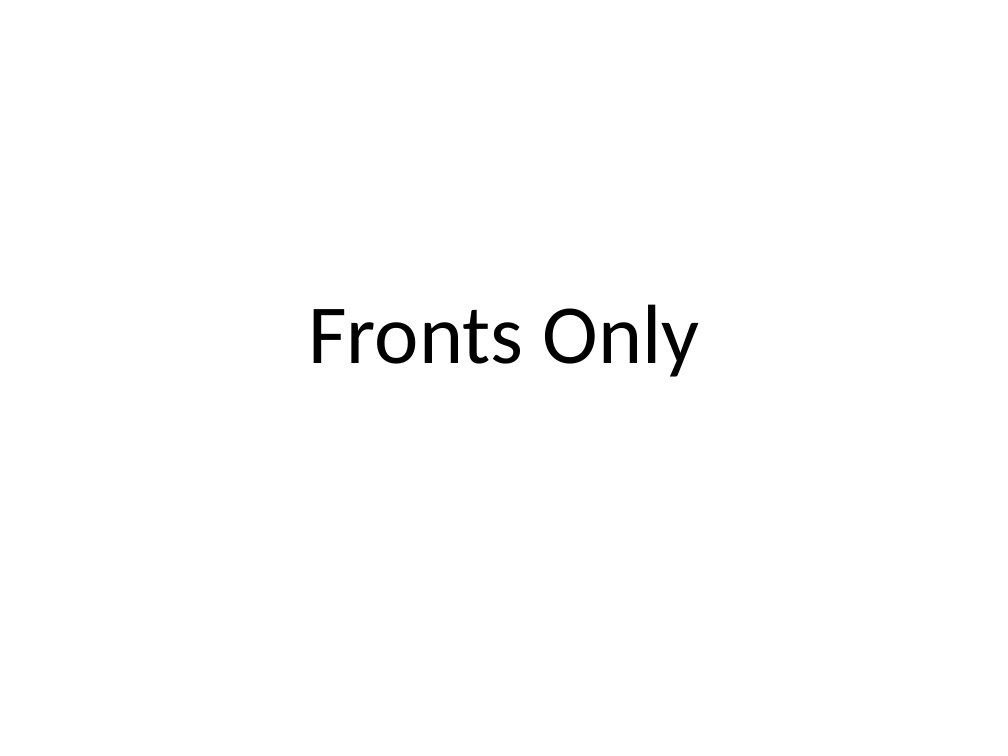
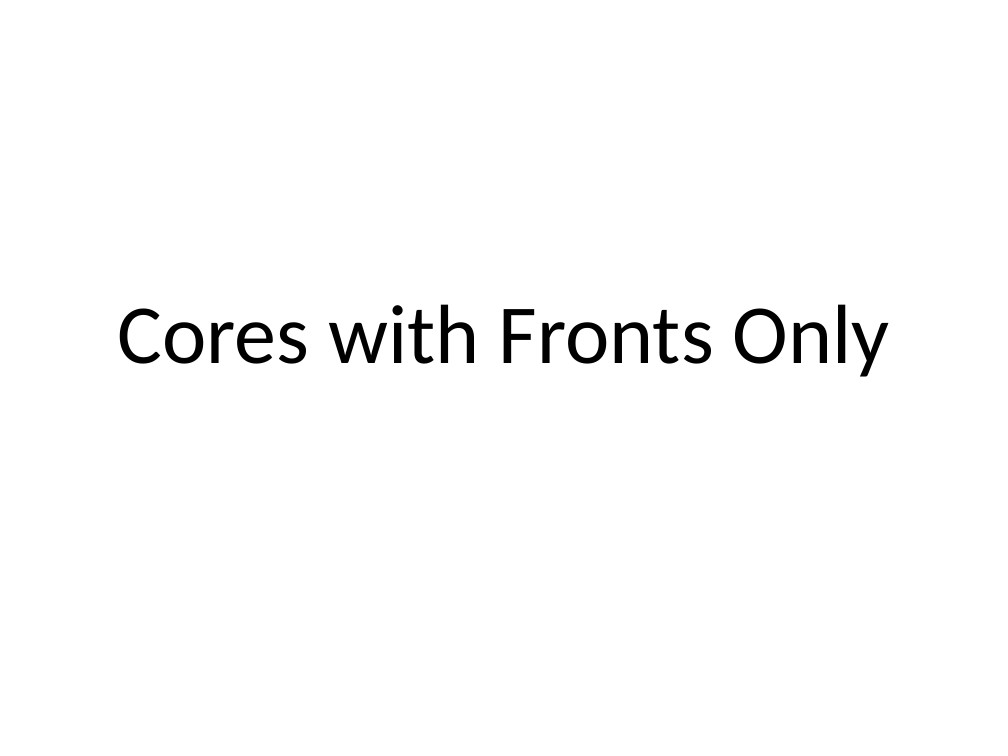
Before and after one commit to Aceplace/VBAScoutCard, a slide deck: slide 11 of CoreTemplates/core_fronts.pptx (slide 1 before the commit). Drawn at 1008x756 pixels with LibreOffice and Linux fonts; fonts in the diff are those of the drawing. Boxes give left, top, right and bottom in pixels: in the first picture for what was removed or moved away, otherwise in the second. Text is boxed around its words. In the diff, an @@ line names an element or a change of style, - is before the commit and + after.

Commit message:
Core Injection and cores without schemes

```diff
--- a/CoreTemplates/core_fronts.pptx
+++ b/CoreTemplates/core_fronts.pptx
@@ title at bbox=[118, 304, 890, 377]: text changed @@
-Fronts Only
+Cores with Fronts Only
```
Also in this commit, not shown: 41 other slides changed, 10 slides added, 13 other files.
